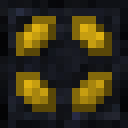
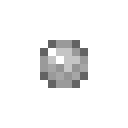
The second w=128, h=128 image is a revision of the first. Changes to its layers:
added group "potion" with 6 layers above "push" over [8, 8, 120, 120]
added layer "Layer 7" in group "potion" over [40, 40, 88, 88]
hid group "jump" (2 layers) over [16, 16, 112, 112]
hid group "plate" (11 layers) over [0, 0, 128, 128]
